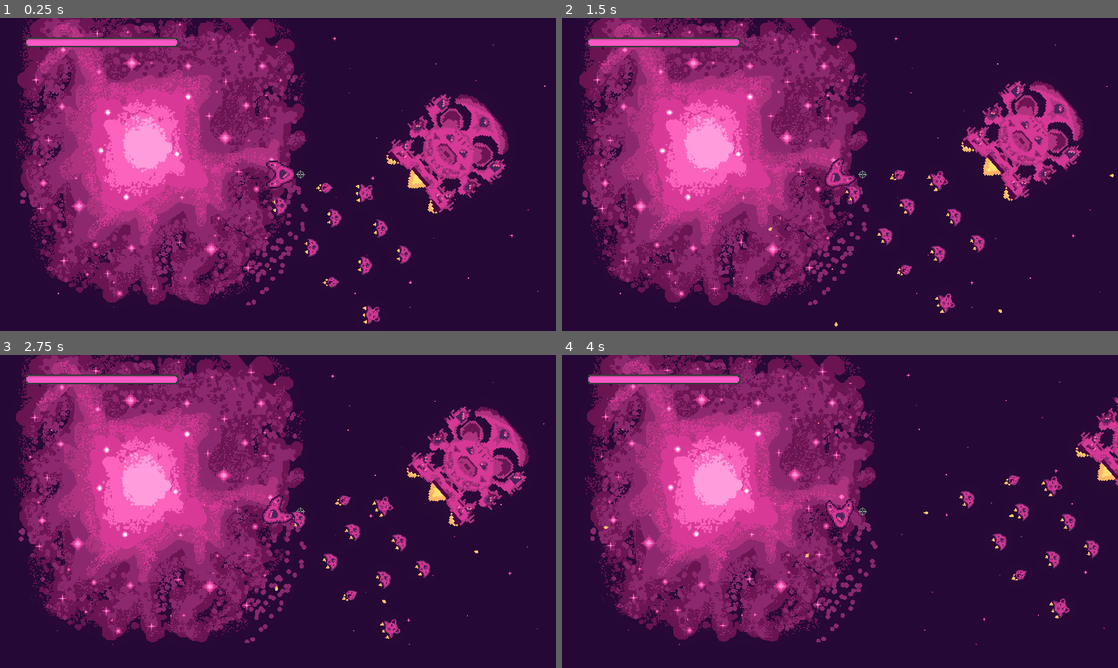
Above: before the commit, frames 1-4 (two rows, left to right).
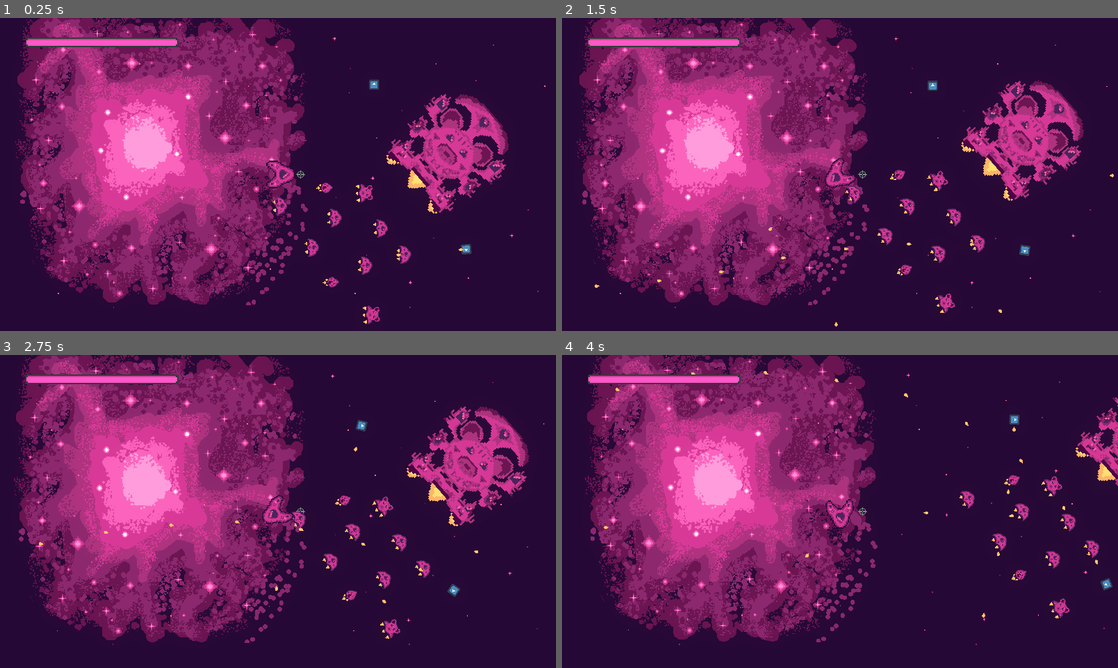
Above: after the commit, the same moments.

Repository: bear-minimum-studio/space-bear
Game: Godot game, scene res://Game.tscn
The game is run twice, just before and just after one commit, with the same random seed, the same clock (stepped at 60 frames per second) and the same inputs. The engine's default icon, where the game draws it, is replaced by a stand-in: a white triangle on a blue panel in a dark square.
Inputs:
- Up to frame 1 (0.25 s): no input
- Up to frame 2 (1.5 s): hold Right (turn_right) 0.53-1.28 s; hold Space (fire) 0.53-1.28 s; hold Left (turn_left) from 1.28 s (still down); tap Down (decelerate) at 1.35 s
- Up to frame 3 (2.75 s): tap Space (fire) at 1.55 s; release Left (turn_left) at 2.03 s; hold Right (turn_right) from 2.03 s (still down); hold Space (fire) from 2.03 s (still down)
- Up to frame 4 (4 s): release Right (turn_right) at 2.78 s; release Space (fire) at 2.78 s; hold Up (accelerate) 2.78-3.53 s; tap G (grappling_hook) at 2.85 s; tap Space (fire) at 3.05, 3.8 s; hold Left (turn_left) from 3.53 s (still down); hold F (turret_fire) from 3.53 s (still down)

The runs differ from the first frame. In frame 1, 0.1% of the frame differs, in the area x 66-85%, y 19-77%; in frame 2, 0.2%; in frame 3, 0.2%; in frame 4, 0.2%, in the area x 9-100%, y 5-84%.

Commit message:
feat: add shooting static enemies

Diff:
--- a/World.gd
+++ b/World.gd
@@ -19,6 +19,7 @@
 func _ready():
 	get_tree().call_group("flock", "set_target_offset", mother_ship.global_transform.origin)
 	mother_ship.set_movement_target(target.global_transform.origin)
+	Events.enemy_shoot.connect(_on_enemy_shoot)
 
 
 func _on_player_shoot(global_player_position, global_player_rotation, player_velocity):
@@ -27,6 +28,14 @@
 	new_bullet.global_position = global_player_position
 	new_bullet.global_rotation = global_player_rotation
 	new_bullet.velocity = _compute_bullet_velocity(player_velocity, player_direction)
+	self.add_child(new_bullet)
+
+func _on_enemy_shoot(global_enemy_position, global_enemy_rotation, enemy_velocity):
+	var enemy_direction = Vector2.from_angle(global_enemy_rotation);
+	var new_bullet = bullet_scene.instantiate()
+	new_bullet.global_position = global_enemy_position
+	new_bullet.global_rotation = global_enemy_rotation
+	new_bullet.velocity = _compute_bullet_velocity(enemy_velocity, enemy_direction)
 	self.add_child(new_bullet)
 
 # Computes new bullet speed using player orientation and velocity
--- a/World.tscn
+++ b/World.tscn
@@ -6,6 +6,7 @@
 [ext_resource type="PackedScene" uid="uid://bs6jmmclexxuu" path="res://asteroids/Asteroid.tscn" id="3_dv0ok"]
 [ext_resource type="PackedScene" uid="uid://ce1oqpsnnine6" path="res://npc/civilians/CivilianShip.tscn" id="6_l8dh5"]
 [ext_resource type="PackedScene" uid="uid://c1kn511h34n6d" path="res://npc/mother-ship/MotherShip.tscn" id="6_ncofa"]
+[ext_resource type="PackedScene" uid="uid://cvkesa5v60dj4" path="res://npc/enemies/Enemy.tscn" id="7_s1ipq"]
 
 [sub_resource type="Environment" id="Environment_uyldo"]
 background_mode = 3
@@ -106,5 +107,11 @@
 [node name="Asteroid5" parent="Asteroids" instance=ExtResource("3_dv0ok")]
 position = Vector2(1677, -657)
 
+[node name="Enemy" parent="." instance=ExtResource("7_s1ipq")]
+position = Vector2(484, 259)
+
+[node name="Enemy2" parent="." instance=ExtResource("7_s1ipq")]
+position = Vector2(325, -25)
+
 [connection signal="shoot" from="Player" to="." method="_on_player_shoot"]
 [connection signal="shoot_grappling_hook" from="Player" to="." method="_on_player_shoot_grappling_hook"]
--- /dev/null
+++ b/npc/enemies/Enemy.gd
@@ -0,0 +1,38 @@
+extends CharacterBody2D
+
+@export_range(0.5,50.0) var bullets_per_second = 5.0
+
+@onready var shooting_speed = 1.0 / bullets_per_second
+@onready var fire_range = $FireRange
+var _reloading = false
+
+func _physics_process(delta):
+	var bodies: Array[Node2D] = fire_range.get_overlapping_bodies()
+
+	var nearest_body = null
+	var distance = null
+	for body in bodies:
+		if body.is_in_group("flock"):
+			var current_distance = self.transform.origin.distance_to(body.transform.origin)
+			if distance == null:
+				nearest_body = body
+				distance = current_distance
+			elif current_distance < distance:
+				nearest_body = body
+				distance = current_distance
+
+	if nearest_body != null:
+		_shoot_towards(nearest_body)
+
+
+func _shoot_towards(body: Node2D):
+	self.look_at(body.global_transform.origin)
+
+	if _reloading:
+		return
+
+	Events.emit_signal("enemy_shoot", global_position, global_rotation, velocity)
+
+	_reloading = true
+	await get_tree().create_timer(shooting_speed).timeout
+	_reloading = false
--- /dev/null
+++ b/npc/enemies/Enemy.tscn
@@ -0,0 +1,27 @@
+[gd_scene load_steps=5 format=3 uid="uid://cvkesa5v60dj4"]
+
+[ext_resource type="Texture2D" uid="uid://c5s81dgpgp4ib" path="res://icon.svg" id="1_bptl7"]
+[ext_resource type="Script" path="res://npc/enemies/Enemy.gd" id="1_vo5bf"]
+
+[sub_resource type="CircleShape2D" id="CircleShape2D_764n1"]
+
+[sub_resource type="CircleShape2D" id="CircleShape2D_0thyc"]
+radius = 126.004
+
+[node name="Enemy" type="CharacterBody2D"]
+script = ExtResource("1_vo5bf")
+
+[node name="Icon" type="Sprite2D" parent="."]
+scale = Vector2(0.140625, 0.140625)
+texture = ExtResource("1_bptl7")
+
+[node name="CollisionShape2D" type="CollisionShape2D" parent="."]
+shape = SubResource("CircleShape2D_764n1")
+
+[node name="FireRange" type="Area2D" parent="."]
+collision_layer = 0
+collision_mask = 8
+
+[node name="CollisionShape2D" type="CollisionShape2D" parent="FireRange"]
+shape = SubResource("CircleShape2D_0thyc")
+debug_color = Color(0.701961, 0.466667, 0, 0.419608)
--- a/singletons/Events.gd
+++ b/singletons/Events.gd
@@ -1,3 +1,4 @@
 extends Node
 
 signal player_hp_changed
+signal enemy_shoot
Not shown: 1 places in Game.tscn that only renumber resources
Not shown: 1 places in World.tscn that only renumber resources
